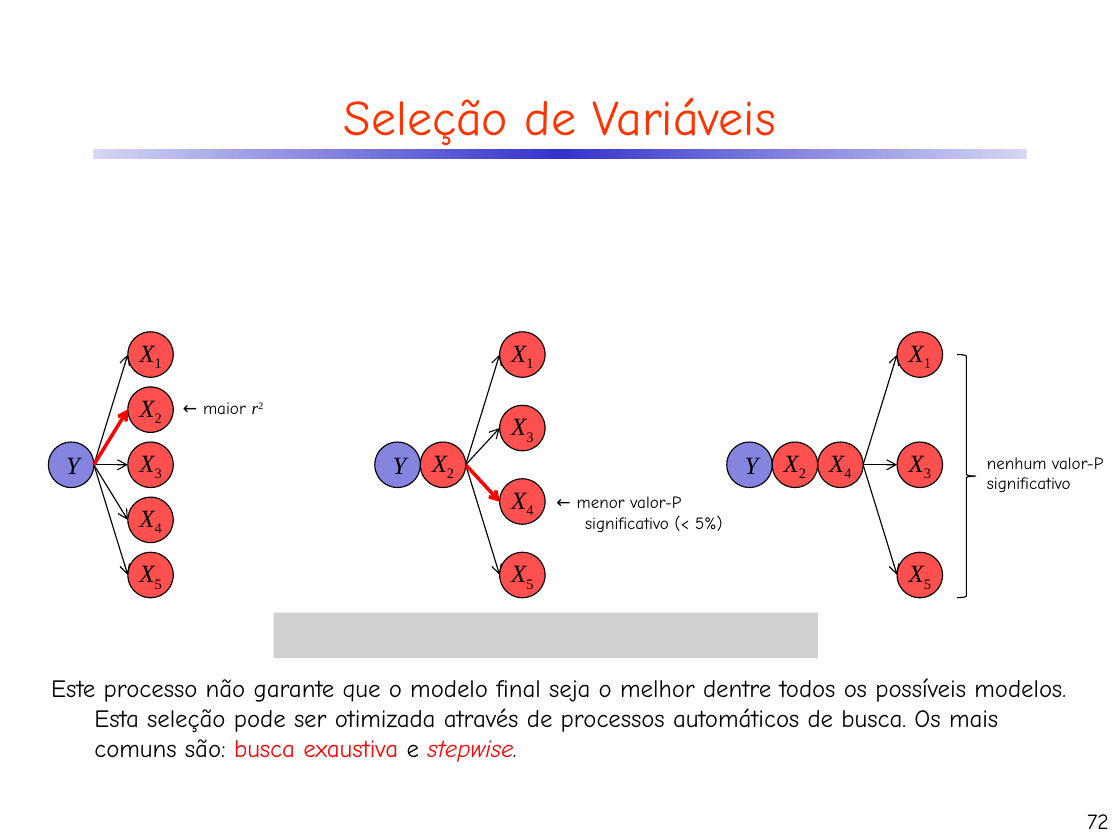
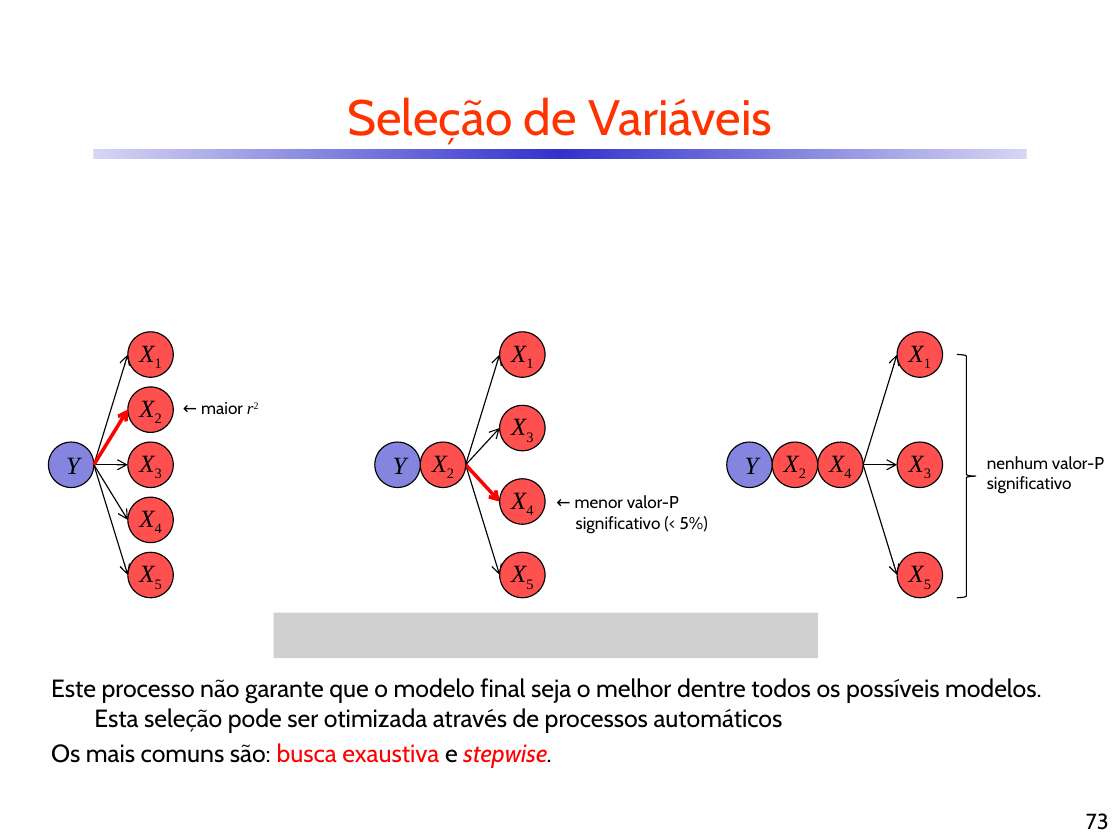
Before and after one commit to CDRenno/Estatistica, a slide deck: slide 73 of ppt/10ARegr.pptx (slide 72 before the commit). Drawn at 1120x840 pixels with LibreOffice and Linux fonts; fonts in the diff are those of the drawing; grey boxes stand for pictures. Boxes give left, top, right and bottom in pixels: in the first picture for what was removed or moved away, otherwise in the second. Text is boxed around its words. In the diff, an @@ line names an element or a change of style, - is before the commit and + after.

```diff
--- a/ppt/10ARegr.pptx
+++ b/ppt/10ARegr.pptx
@@ text "← maior r2" at [201, 402, 243, 414]: font Comic Neue to Cabin in "← maior" @@
@@ font Comic Neue to Cabin in 3 elements at [347, 97, 772, 145], [575, 495, 708, 533], [987, 456, 1104, 494] @@
@@ text at [51, 678, 1042, 767]: text changed; font Comic Neue to Cabin @@
-Este processo não garante que o modelo final seja o melhor dentre todos os possíveis modelos. Esta seleção pode ser otimizada através de processos automáticos de busca. Os mais comuns são: busca exaustiva e stepwise.
+Este processo não garante que o modelo final seja o melhor dentre todos os possíveis modelos. Esta seleção pode ser otimizada através de processos automáticos
+Os mais comuns são: busca exaustiva e stepwise.
@@ page number at [1086, 813, 1109, 830]: text changed; font Comic Neue to Cabin @@
-72
+73
```
Also in this commit, not shown: 88 other slides changed, 14 slides added, 5 slides removed, 5 other files.
